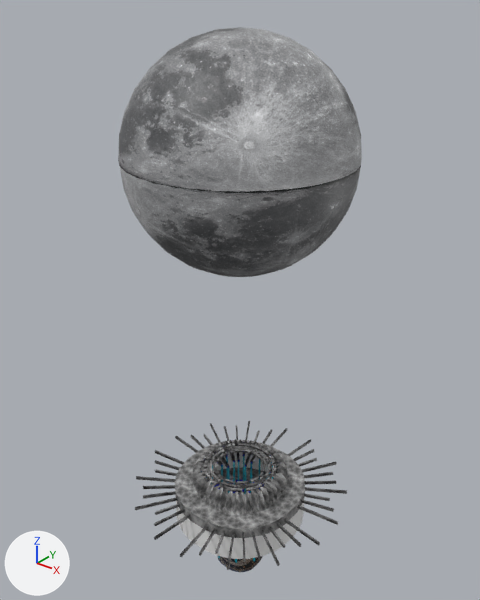
One commit to the Blender file Assets/MOON TEMPLE.blend: the scene before it, then after it.
Rendered twice from a 50 mm camera at (172.0, -215.0, 267.0) aimed at (-5.0, 7.0, 130.0). Arrows for +X, +Y and +Z are at lower left; the lights stay in place.

Names of what the first picture shows: 'Moon', 'Ring 1', 'Ring 2', 'Ring 3', 'Temple', 'Temple Floor Backup', 'Temple Walls', 'Water'.
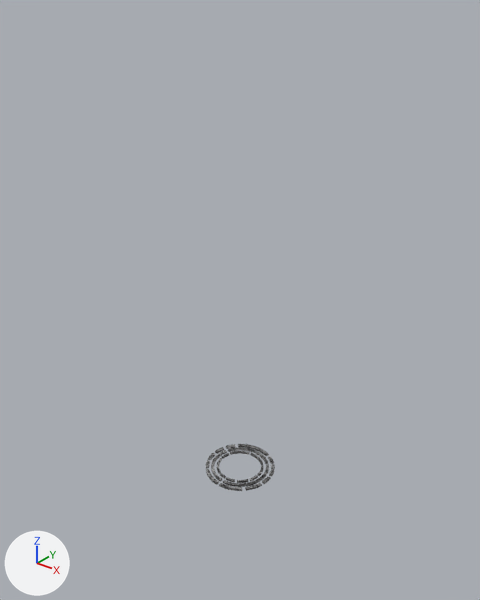
Commit message: better rings

What differs and where, as boxes (x1, y1, x2, y2) in the pictures (480 x 600 px):
'Moon', hidden: before (118, 27, 362, 277)
'Temple', hidden: before (135, 421, 347, 570)
'Temple Walls', hidden: before (176, 451, 304, 559)
'Ring 1', rescaled: before (204, 443, 276, 492); after (206, 444, 275, 491)
'Ring 2', rescaled (6% narrower): before (209, 446, 271, 488); after (211, 447, 269, 487)
'Ring 3', rescaled (11% narrower, 11% shorter): before (214, 449, 266, 485); after (217, 451, 263, 483)
'Temple Floor Backup', hidden: before (217, 556, 263, 572)
'Water', hidden: before (206, 454, 273, 563)

Diff of the bpy script that builds the scene:
```diff
--- a/Assets/MOON TEMPLE.blend.py
+++ b/Assets/MOON TEMPLE.blend.py
@@ ob_temple @@
 _m = ob_temple.modifiers.new('Mirror', 'MIRROR')
 _m.use_axis = (True, True, False)
+ob_temple.hide_set(True)
@@ ob_ring_1 @@
 ob_ring_1.location = (0.0, 0.0, 0.0)
+ob_ring_1.scale = (0.95, 0.95, 1.0)
@@ ob_ring_2 @@
 ob_ring_2.location = (0.0, 0.0, 0.0)
+ob_ring_2.scale = (0.93, 0.93, 1.0)
@@ ob_ring_3 @@
 ob_ring_3.location = (0.0, 0.0, 0.0)
+ob_ring_3.scale = (0.91, 0.91, 1.0)
@@ ob_water @@
 _m = ob_water.modifiers.new('Mirror', 'MIRROR')
 _m.use_axis = (True, True, False)
+ob_water.hide_set(True)
@@ ob_moon @@
 ob_moon.location = (0.0, 0.0, 0.0)
+ob_moon.hide_set(True)
@@ ob_temple_floor_backup @@
 ob_temple_floor_backup.location = (0.0, 0.0, -24.9)
+ob_temple_floor_backup.hide_set(True)
@@ ob_temple_walls @@
 ob_temple_walls.location = (0.0, 0.0, 0.0)
+ob_temple_walls.hide_set(True)
```
